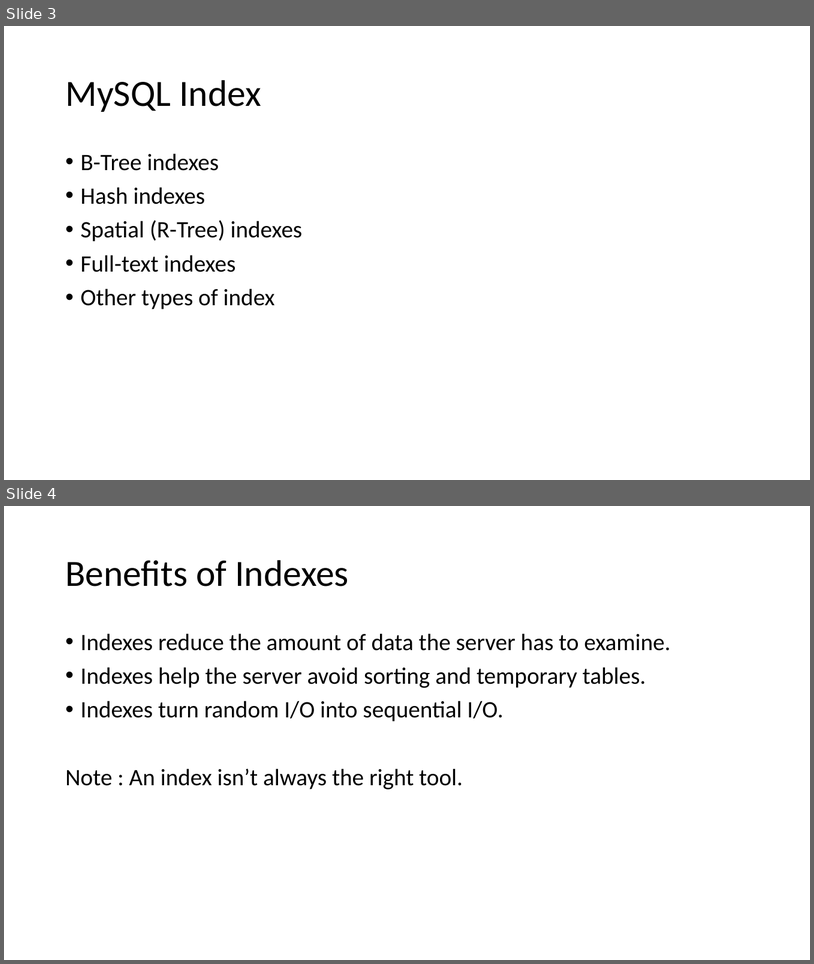
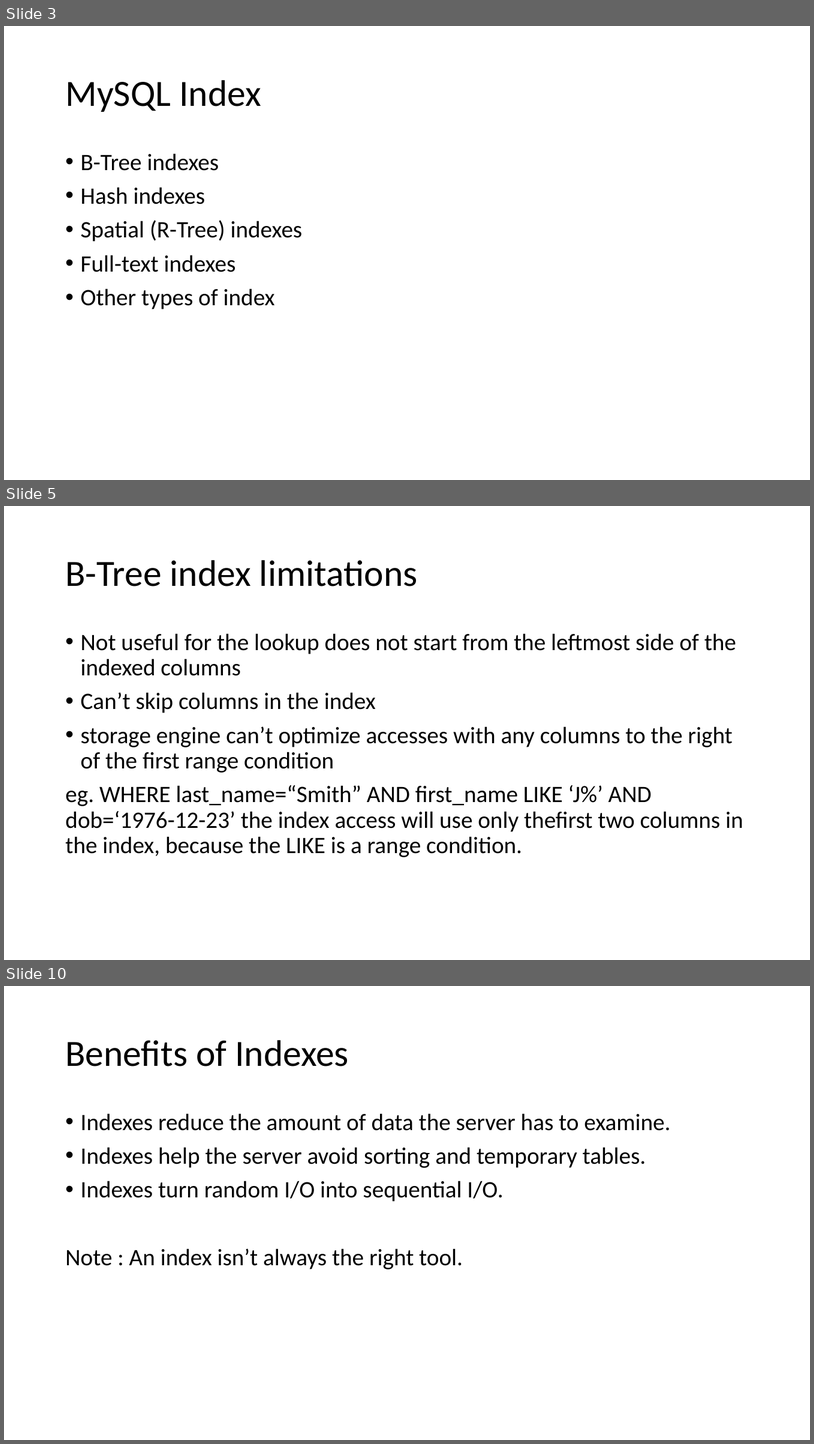
Before and after one commit to virh/case-study, a slide deck: vitess/MySQL Index & Orchestrator.pptx. Shown one above the other, each under a label of ours: slides 3 and 4 before the commit, slides 3, 5 and 10 after it; the slides between them are not shown. The pictures are 814x964 and 814x1444 pixels, drawn with LibreOffice and Linux fonts; fonts in the diff are those of the drawing. Boxes give left, top, right and bottom in pixels: in the first picture for what was removed or moved away, otherwise in the second. Text is boxed around its words. In the diff, an @@ line names an element or a change of style, - is before the commit and + after.

```diff
--- a/vitess/MySQL Index & Orchestrator.pptx
+++ b/vitess/MySQL Index & Orchestrator.pptx
@@ slide 5 added at box(4, 506, 810, 960), background #FFFFFF @@
@@ title added at box(65, 560, 417, 586), 44 pt, text #000000 @@
+B-Tree index limitations
@@ text added at box(65, 633, 744, 857), 28 pt, text #000000 @@
+• Not useful for the lookup does not start from the leftmost side of the indexed columns
+• Can’t skip columns in the index
+• storage engine can’t optimize accesses with any columns to the right of the first range condition
+eg. WHERE last_name=“Smith” AND first_name LIKE ‘J%’ AND dob=‘1976-12-23’ the index access will use only thefirst two columns in the index, because the LIKE is a range condition.
@@ what was slide 4 is now slide 10 @@
```
Also in this commit, not shown: 1 slide changed, 11 other slides added.
